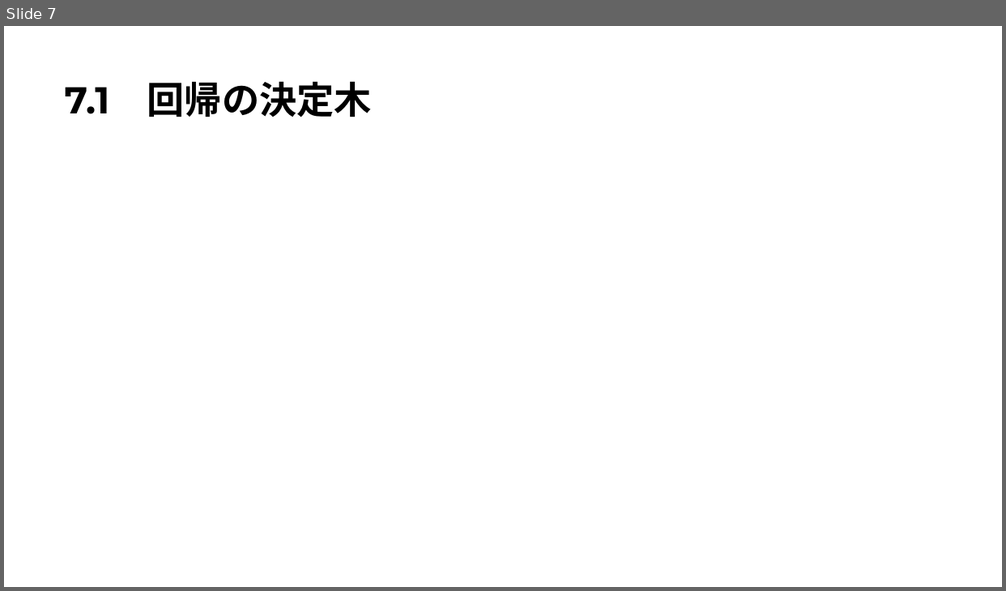
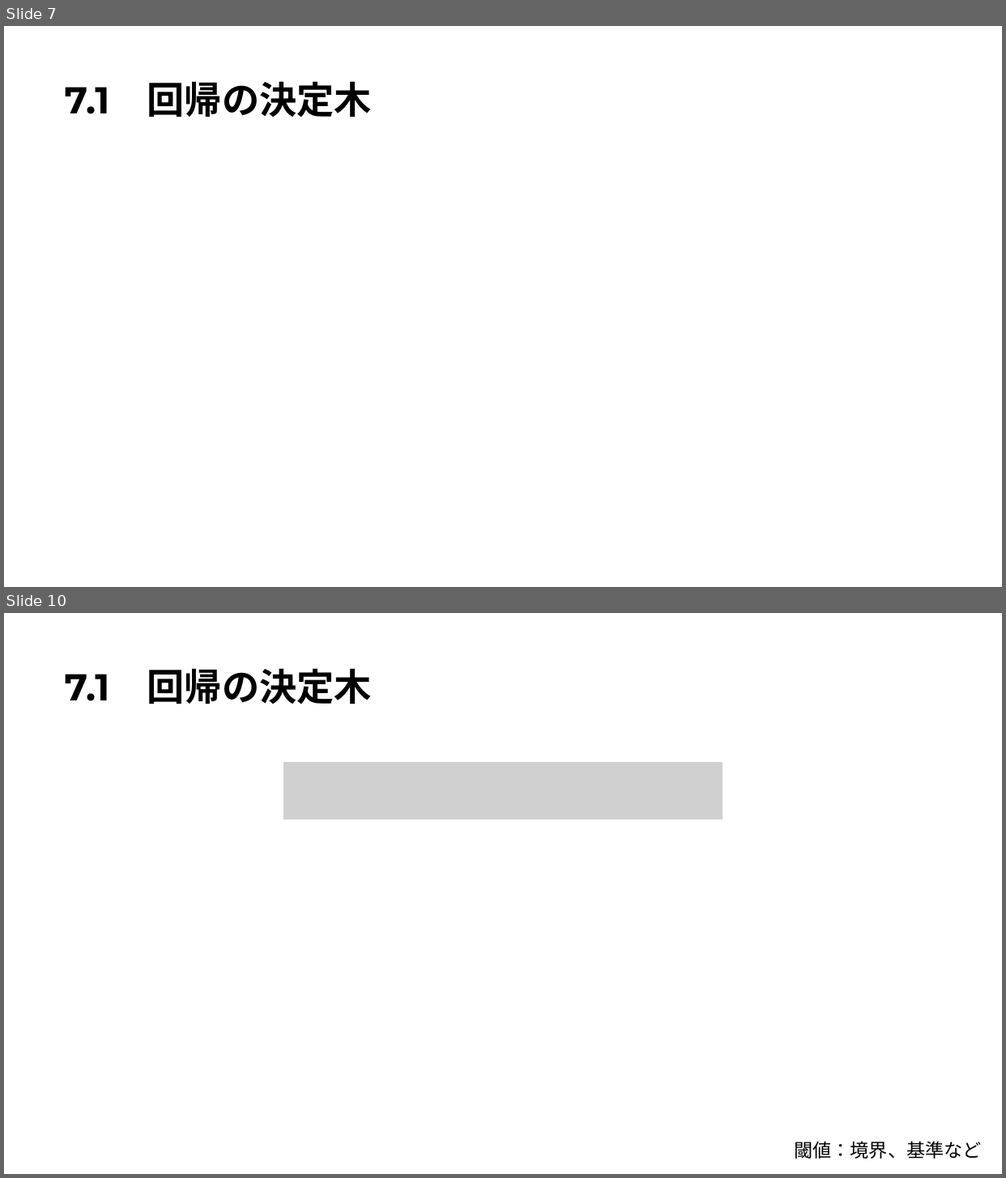
Before and after one commit to Harrry1206/-Graduation-research2, a slide deck: 第7章決定木.pptx. Shown one above the other, each under a label of ours: slide 7 before the commit, slides 7 and 10 after it; the slides between them are not shown. The pictures are 1006x591 and 1006x1178 pixels, drawn with LibreOffice and Linux fonts; fonts in the diff are those of the drawing; grey boxes stand for pictures. Boxes give left, top, right and bottom in pixels: in the first picture for what was removed or moved away, otherwise in the second. Text is boxed around its words. In the diff, an @@ line names an element or a change of style, - is before the commit and + after.

```diff
--- a/第7章決定木.pptx
+++ b/第7章決定木.pptx
@@ slide 10 added at <box>4,613,1002,1174</box>, background #FFFFFF @@
@@ title added at <box>65,668,372,705</box>, 36 pt, text #000000, bold @@
+7.1 回帰の決定木
@@ picture added at <box>283,762,722,820</box> @@
@@ text added at <box>795,1141,982,1159</box>, 18 pt, text #000000 @@
+閾値：境界、基準など
```
Also in this commit, not shown: 3 slides changed, 4 other slides added, 3 slides removed, 1 other file.
